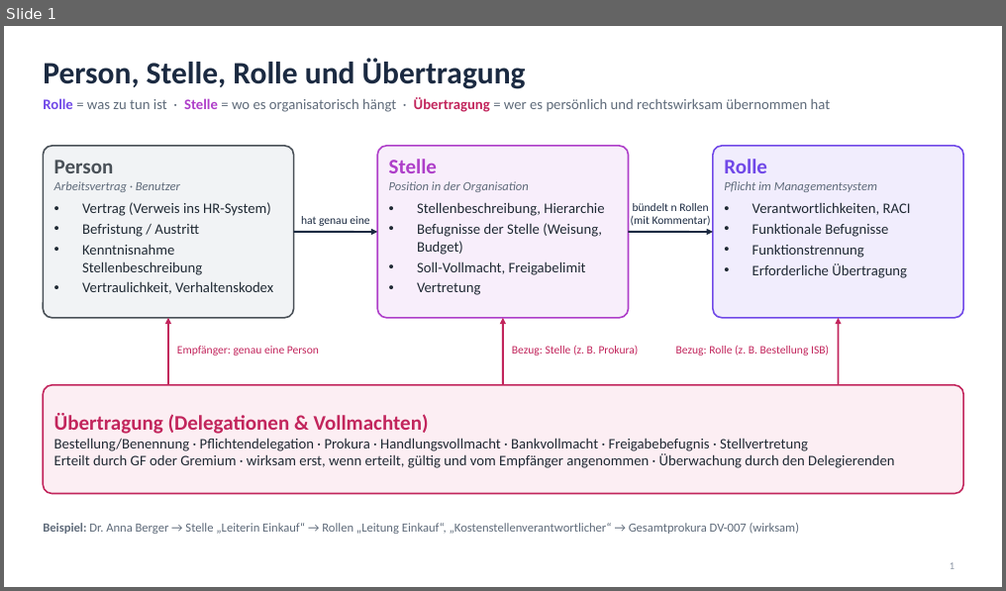
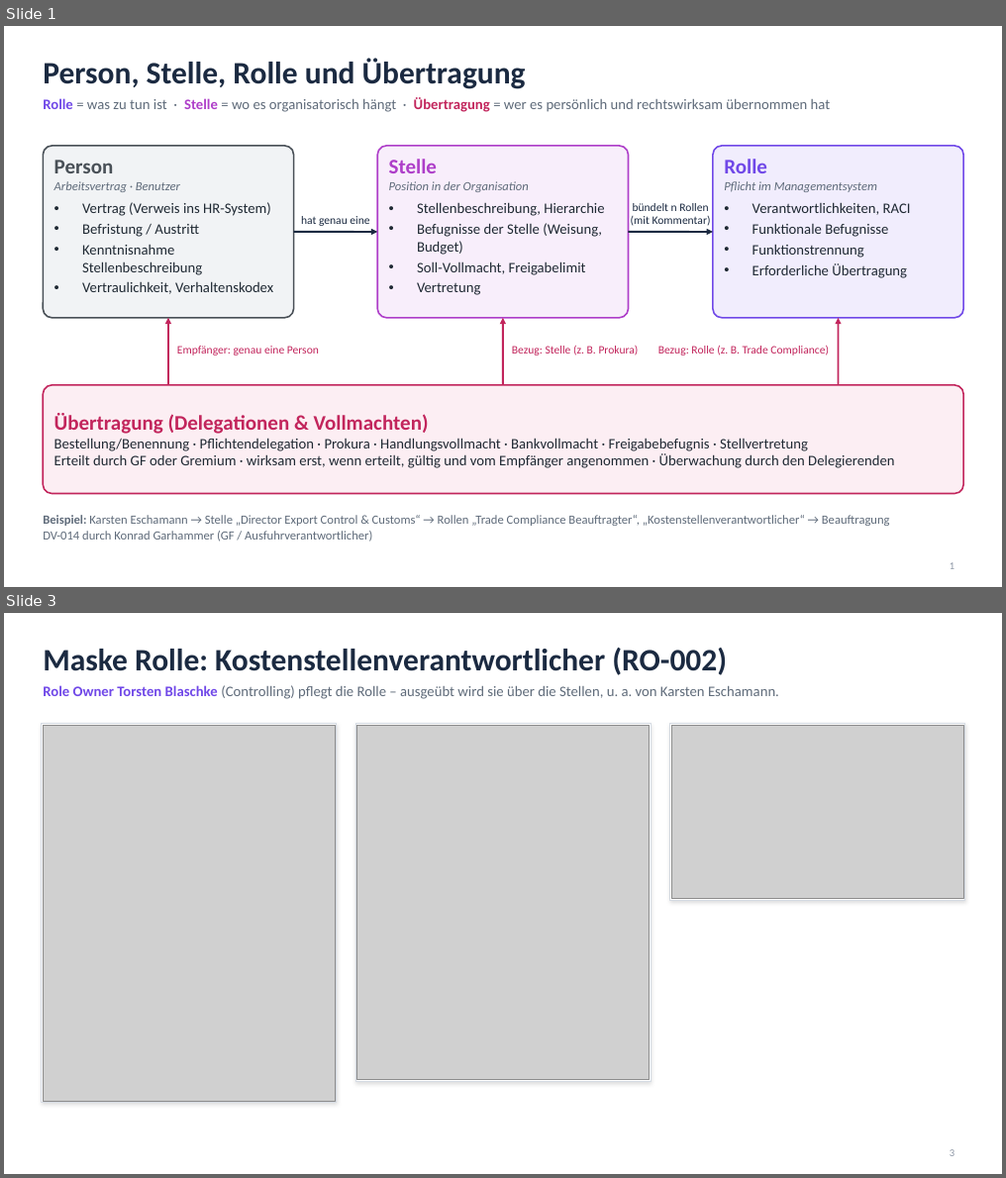
Before and after one commit to anOBdrMRas/GRC2, a slide deck: docs/folien-organisationsmodell.pptx. Shown one above the other, each under a label of ours: slide 1 before the commit, slides 1 and 3 after it; the slides between them are not shown. The pictures are 1006x591 and 1006x1178 pixels, drawn with LibreOffice and Linux fonts; fonts in the diff are those of the drawing; grey boxes stand for pictures. Boxes give left, top, right and bottom in pixels: in the first picture for what was removed or moved away, otherwise in the second. Text is boxed around its words. In the diff, an @@ line names an element or a change of style, - is before the commit and + after.

```diff
--- a/docs/folien-organisationsmodell.pptx
+++ b/docs/folien-organisationsmodell.pptx
@@ slide 3 added at [4,613,1002,1174], background #FFFFFF @@
@@ title added at [43,648,727,675], 30 pt, text #1B2A41, bold @@
+Maske Rolle: Kostenstellenverantwortlicher (RO-002)
@@ text added at [43,685,779,699], 14 pt, text #5F6B7A @@
+Role Owner Torsten Blaschke (Controlling) pflegt die Rolle – ausgeübt wird sie über die Stellen, u. a. von Karsten Eschamann.
@@ rectangle added at [42,724,337,1103], fill #FFFFFF, outline #D5DBE3 0.75 pt @@
@@ picture added at [43,725,335,1101] @@
@@ rectangle added at [355,724,650,1081], fill #FFFFFF, outline #D5DBE3 0.75 pt @@
@@ picture added at [357,725,649,1080] @@
@@ rectangle added at [670,724,965,900], fill #FFFFFF, outline #D5DBE3 0.75 pt @@
@@ picture added at [672,725,963,899] @@
@@ page number added at [949,1150,954,1157], 10 pt, text #8A94A3 @@
+3
@@ slide 1 changed as well @@
@@ text at [658,345,829,356]: text changed @@
-Bezug: Rolle (z. B. Bestellung ISB)
+Bezug: Rolle (z. B. Trade Compliance)
@@ text at [43,515,890,542]: text changed @@
-Beispiel: Dr. Anna Berger → Stelle „Leiterin Einkauf“ → Rollen „Leitung Einkauf“, „Kostenstellenverantwortlicher“ → Gesamtprokura DV-007 (wirksam)
+Beispiel: Karsten Eschamann → Stelle „Director Export Control & Customs“ → Rollen „Trade Compliance Beauftragter“, „Kostenstellenverantwortlicher“ → Beauftragung DV-014 durch Konrad Garhammer (GF / Ausfuhrverantwortlicher)
```
Also in this commit, not shown: 1 other slide changed, 1 other slide added, 2 slides removed, 1 other file.
